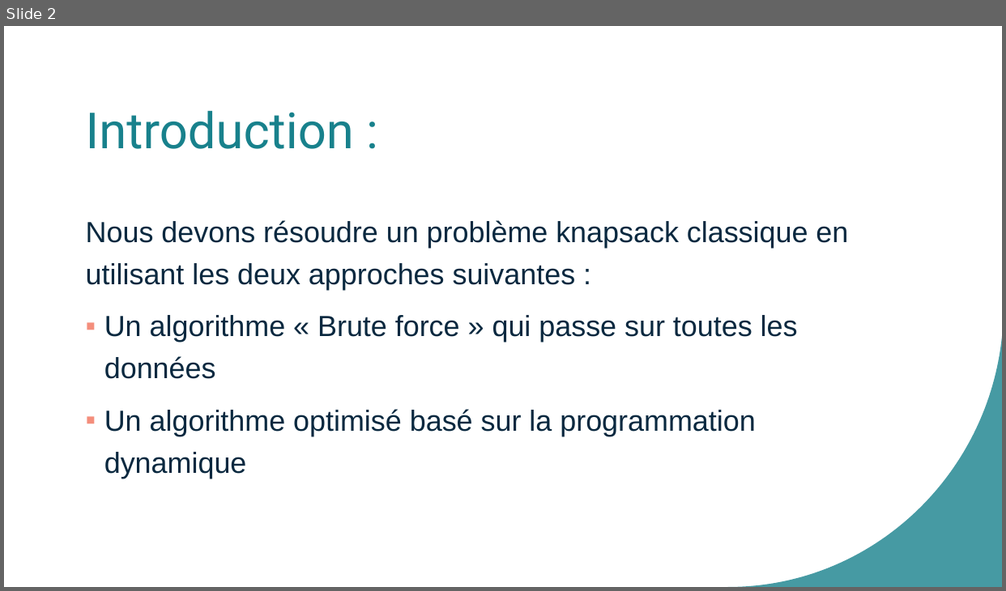
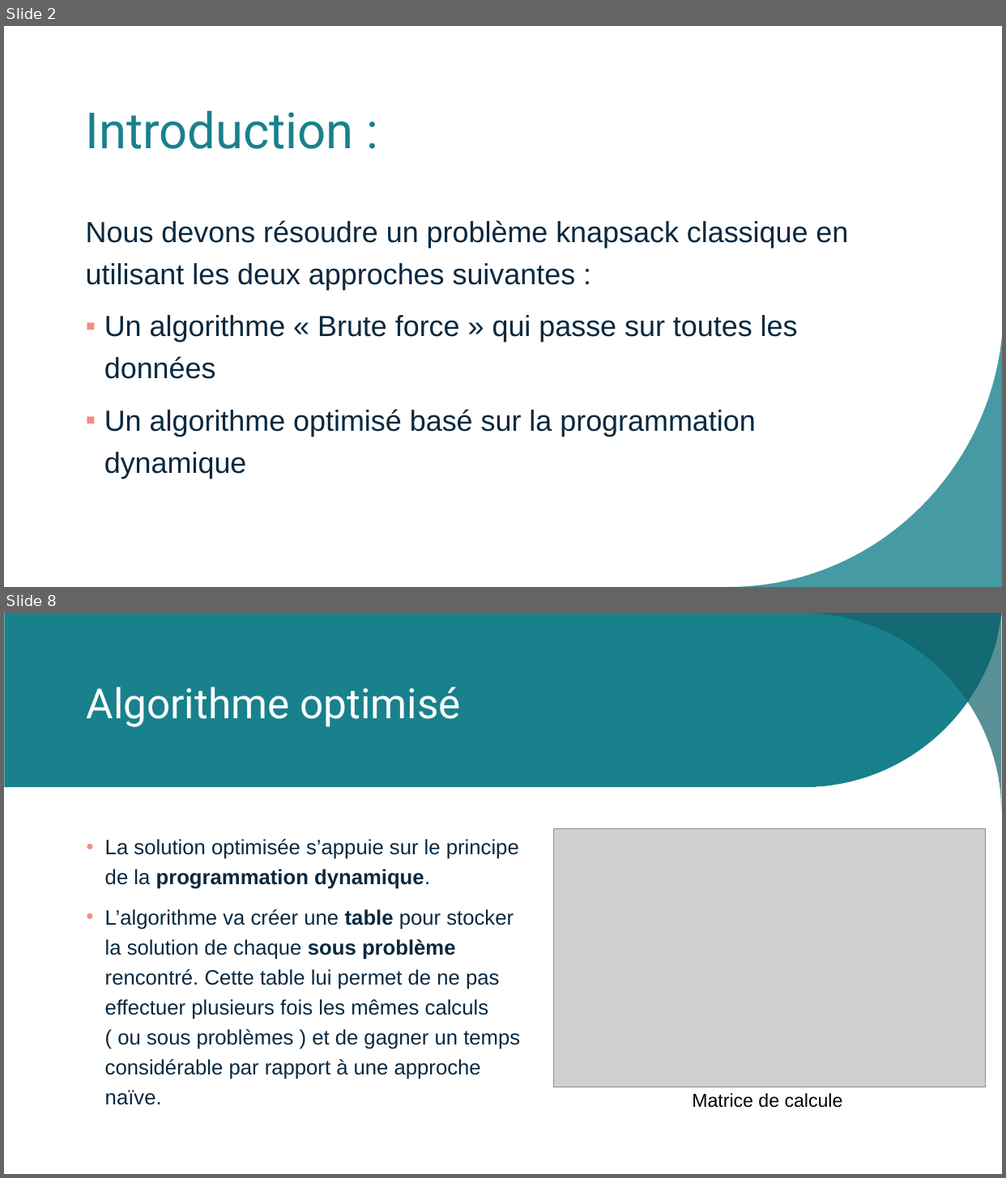
Before and after one commit to AlexandreDuthil/OC_P7, a slide deck: Présentation1.pptx. Shown one above the other, each under a label of ours: slide 2 before the commit, slides 2 and 8 after it; the slides between them are not shown. The pictures are 1006x591 and 1006x1178 pixels, drawn with LibreOffice and Linux fonts; fonts in the diff are those of the drawing; grey boxes stand for pictures. Boxes give left, top, right and bottom in pixels: in the first picture for what was removed or moved away, otherwise in the second. Text is boxed around its words. In the diff, an @@ line names an element or a change of style, - is before the commit and + after.

```diff
--- a/Présentation1.pptx
+++ b/Présentation1.pptx
@@ slide 8 added at (4, 613, 1002, 1174), background #FFFFFF; not listed: 1 template element that a slide beside it also shows @@
@@ rectangle added at (4, 613, 1002, 1174), fill #FFFFFF @@
@@ freeform shape added at (5, 613, 1002, 787), fill #18818C @@
@@ freeform shape added at (809, 613, 1001, 812), fill #126169 at 70% opacity @@
@@ title added at (87, 687, 460, 727), 40 pt, text #FFFFFF @@
+Algorithme optimisé
@@ picture added at (553, 829, 986, 1088) @@
@@ text added at (105, 839, 520, 1105), 20 pt, text #09283F @@
+• La solution optimisée s’appuie sur le principe de la programmation dynamique.
+• L’algorithme va créer une table pour stocker la solution de chaque sous problème rencontré. Cette table lui permet de ne pas effectuer plusieurs fois les mêmes calculs ( ou sous problèmes ) et de gagner un temps considérable par rapport à une approche naïve.
@@ text added at (692, 1093, 843, 1108), 18 pt, text #000000 @@
+Matrice de calcule
```
Also in this commit, not shown: 1 slide changed, 9 other slides added, 1 other file.
